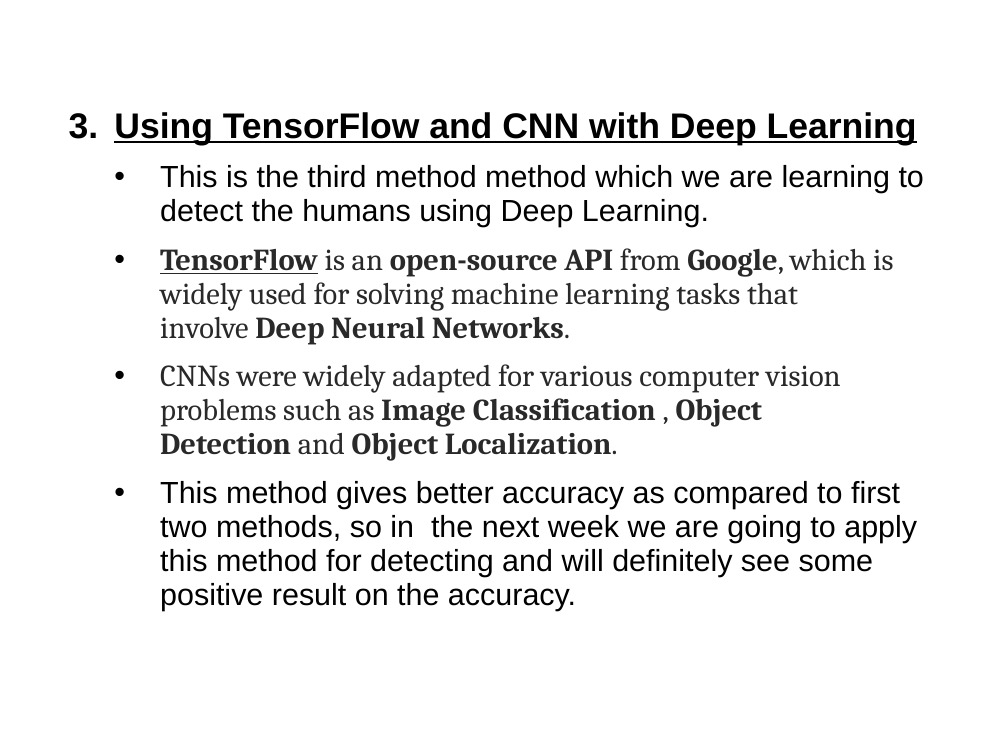
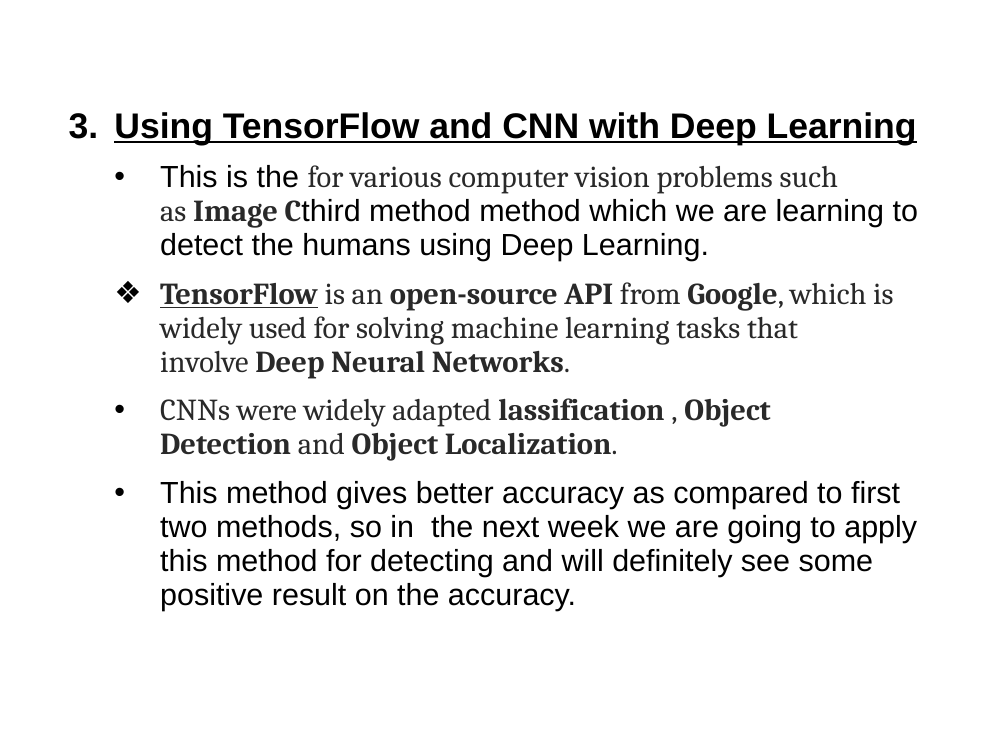
Before and after one commit to akash-rajak/Real-Time-Human-Detection-Counting, a slide deck: slide 19 of PPT + Report/Weekly Update.ppt (slide 18 before the commit). Drawn at 1008x756 pixels with LibreOffice and Linux fonts; fonts in the diff are those of the drawing; background and template pictures are left out. Boxes give left, top, right and bottom in pixels: in the first picture for what was removed or moved away, otherwise in the second. Text is boxed around its words. In the diff, an @@ line names an element or a change of style, - is before the commit and + after.

```diff
--- a/PPT + Report/Weekly Update.ppt
+++ b/PPT + Report/Weekly Update.ppt
@@ text at (160,165,918,261): text changed @@
-  • This is the third method method which we are learning to detect the humans using Deep Learning.
+  • This is the for various computer vision problems such as Image Cthird method method which we are learning to detect the humans using Deep Learning.
@@ text at (160,282,893,379): bullet • to ❖ @@
@@ text at (160,398,771,461): text changed; bold on @@
-  • CNNs were widely adapted for various computer vision problems such as Image Classification , Object Detection and Object Localization.
+  • CNNs were widely adapted lassification , Object Detection and Object Localization.
```
Also in this commit, not shown: 1 other slide changed, 1 slide added, 5 other files.
